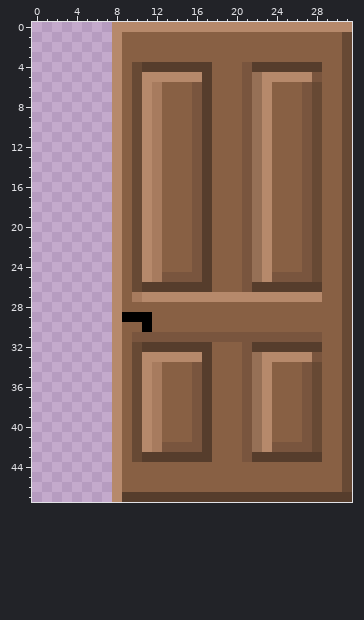
File history of a pixel-art sprite, Proto.gmx/sprites/images/spr_door1_1.png. That is the earlier state.
The file is 32x48 pixels. Colours within 5 levels of each other are drawn and written as one.
Once edited:
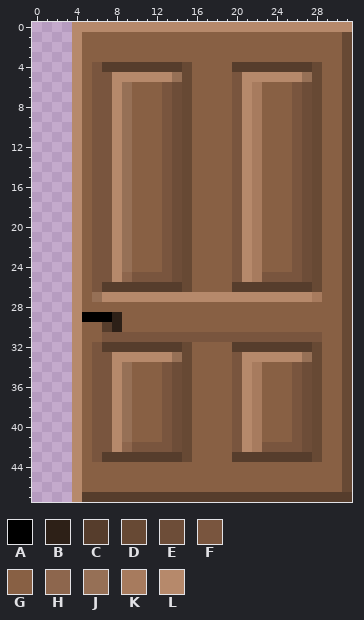
Palette (. is transparent): A #000000  B #2d2017  C #563d2c  D #674934  E #6d4d38  F #79553e  G #886044  H #8d664d  J #967056  K #a77b5e  L #b6896b
The edit:
@@ x 0..31 @@
- 0 ........LLLLLLLLLLLLLLLLLLLLLLLL
- 1 ........LGGGGGGGGGGGGGGGGGGGGGGD
- 2 ........LGGGGGGGGGGGGGGGGGGGGGGD
- 3 ........LGGGGGGGGGGGGGGGGGGGGGGD
- 4 ........LGDCCCCCCCGGGFCCCCCCCGGD
- 5 ........LGDLLLLLLCGGGFJLLLLLFGGD
- 6 ........LGDLKGGGFCGGGFJLGGGFDGGD
- 7 ........LGDLKGGGFCGGGFJLGGGFDGGD
- 8 ........LGDLKGGGFCGGGFJLGGGFDGGD
- 9 ........LGDLKGGGFCGGGFJLGGGFDGGD
-10 ........LGDLKGGGFCGGGFJLGGGFDGGD
-11 ........LGDLKGGGFCGGGFJLGGGFDGGD
-12 ........LGDLKGGGFCGGGFJLGGGFDGGD
-13 ........LGDLKGGGFCGGGFJLGGGFDGGD
-14 ........LGDLKGGGFCGGGFJLGGGFDGGD
-15 ........LGDLKGGGFCGGGFJLGGGFDGGD
-16 ........LGDLKGGGFCGGGFJLGGGFDGGD
-17 ........LGDLKGGGFCGGGFJLGGGFDGGD
-18 ........LGDLKGGGFCGGGFJLGGGFDGGD
-19 ........LGDLKGGGFCGGGFJLGGGFDGGD
-20 ........LGDLKGGGFCGGGFJLGGGFDGGD
-21 ........LGDLKGGGFCGGGFJLGGGFDGGD
-22 ........LGDLKGGGFCGGGFJLGGGFDGGD
-23 ........LGDLKGGGFCGGGFJLGGGFDGGD
-24 ........LGDLKGGGFCGGGFJLGGGFDGGD
-25 ........LGDLKFFFFCGGGFJLFFFFDGGD
-26 ........LGDCCCCCCCGGGFCCCCCCCGGD
-27 ........LGKLLLLLLLLLLLLLLLLLLGGD
-28 ........LGGGGGGGGGGGGGGGGGGGGGGD
-29 ........LAAAGGGGGGGGGGGGGGGGGGGD
-30 ........LGGAGGGGGGGGGGGGGGGGGGGD
-31 ........LGFFFFFFFFFFFFFFFFFFFGGD
-32 ........LGDCCCCCCCGGGFCCCCCCCGGD
-33 ........LGDLLLLLLCGGGFJLLLLLFGGD
-34 ........LGDLKGGGFCGGGFJLGGGFDGGD
-35 ........LGDLKGGGFCGGGFJLGGGFDGGD
-36 ........LGDLKGGGFCGGGFJLGGGFDGGD
-37 ........LGDLKGGGFCGGGFJLGGGFDGGD
-38 ........LGDLKGGGFCGGGFJLGGGFDGGD
-39 ........LGDLKGGGFCGGGFJLGGGFDGGD
-40 ........LGDLKGGGFCGGGFJLGGGFDGGD
-41 ........LGDLKGGGFCGGGFJLGGGFDGGD
-42 ........LGDLKFFFFCGGGFJLFFFFDGGD
-43 ........LGDCCCCCCCGGGFCCCCCCCGGD
-44 ........LGGGGGGGGGGGGGGGGGGGGGGD
-45 ........LGGGGGGGGGGGGGGGGGGGGGGD
-46 ........LGGGGGGGGGGGGGGGGGGGGGGD
-47 ........LCCCCCCCCCCCCCCCCCCCCCCC
+ 0 ....LLLLLLLLLLLLLLLLLLLLLLLLLLLL
+ 1 ....LGGGGGGGGGGGGGGGGGGGGGGGGGGD
+ 2 ....LGGGGGGGGGGGGGGGGGGGGGGGGGGD
+ 3 ....LGGGGGGGGGGGGGGGGGGGGGGGGGGD
+ 4 ....LGFCCCCCCCCDGGGGCCCCCCCCDGGD
+ 5 ....LGFFLLLLLLJDGGGGFLLLLLLJDGGD
+ 6 ....LGFFLJGGGFEDGGGGFLKGGGFEDGGD
+ 7 ....LGFFLJGGGFEDGGGGFLKGGGFEDGGD
+ 8 ....LGFFLJGGGFEDGGGGFLKGGGFEDGGD
+ 9 ....LGFFLJGGGFEDGGGGFLKGGGFEDGGD
+10 ....LGFFLJGGGFEDGGGGFLKGGGFEDGGD
+11 ....LGFFLJGGGFEDGGGGFLKGGGFEDGGD
+12 ....LGFFLJGGGFEDGGGGFLKGGGFEDGGD
+13 ....LGFFLJGGGFEDGGGGFLKGGGFEDGGD
+14 ....LGFFLJGGGFEDGGGGFLKGGGFEDGGD
+15 ....LGFFLJGGGFEDGGGGFLKGGGFEDGGD
+16 ....LGFFLJGGGFEDGGGGFLKGGGFEDGGD
+17 ....LGFFLJGGGFEDGGGGFLKGGGFEDGGD
+18 ....LGFFLJGGGFEDGGGGFLKGGGFEDGGD
+19 ....LGFFLJGGGFEDGGGGFLKGGGFEDGGD
+20 ....LGFFLJGGGFEDGGGGFLKGGGFEDGGD
+21 ....LGFFLJGGGFEDGGGGFLKGGGFEDGGD
+22 ....LGFFLJGGGFEDGGGGFLKGGGFEDGGD
+23 ....LGFFLJGGGFEDGGGGFLKGGGFEDGGD
+24 ....LGFFLJGGGFEDGGGGFLKGGGFEDGGD
+25 ....LGFFLHFFFFEDGGGGFLKFFFFEDGGD
+26 ....LGFCCCCCCCCDGGGGCCCCCCCCDGGD
+27 ....LGJLLLLLLLLLLLLLLLLLLLLLKGGD
+28 ....LGGGGGGGGGGGGGGGGGGGGGGGGGGD
+29 ....LAAABGGGGGGGGGGGGGGGGGGGGGGD
+30 ....LGGCBGGGGGGGGGGGGGGGGGGGGGGD
+31 ....LGGFFFFFFFFFFFFFFFFFFFFFFGGD
+32 ....LGFCCCCCCCCDGGGGCCCCCCCCDGGD
+33 ....LGFFLLLLLLJDGGGGFLLLLLLJDGGD
+34 ....LGFFLJGGGFEDGGGGFLKGGGFEDGGD
+35 ....LGFFLJGGGFEDGGGGFLKGGGFEDGGD
+36 ....LGFFLJGGGFEDGGGGFLKGGGFEDGGD
+37 ....LGFFLJGGGFEDGGGGFLKGGGFEDGGD
+38 ....LGFFLJGGGFEDGGGGFLKGGGFEDGGD
+39 ....LGFFLJGGGFEDGGGGFLKGGGFEDGGD
+40 ....LGFFLJGGGFEDGGGGFLKGGGFEDGGD
+41 ....LGFFLJGGGFEDGGGGFLKGGGFEDGGD
+42 ....LGFFLHFFFFEDGGGGFLKFFFFEDGGD
+43 ....LGFCCCCCCCCDGGGGCCCCCCCCDGGD
+44 ....LGGGGGGGGGGGGGGGGGGGGGGGGGGD
+45 ....LGGGGGGGGGGGGGGGGGGGGGGGGGGD
+46 ....LGGGGGGGGGGGGGGGGGGGGGGGGGGD
+47 ....LCCCCCCCCCCCCCCCCCCCCCCCCCCC
Boxes around the changes in both pictures, in picture pixels (x1, y1, x2, y2):
changed: (72, 22, 322, 502)
